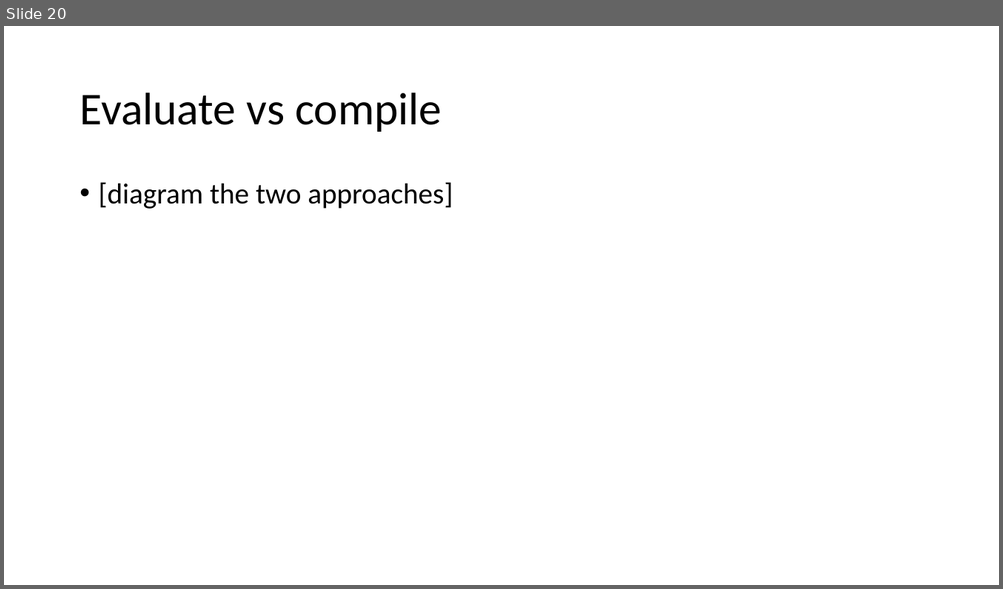
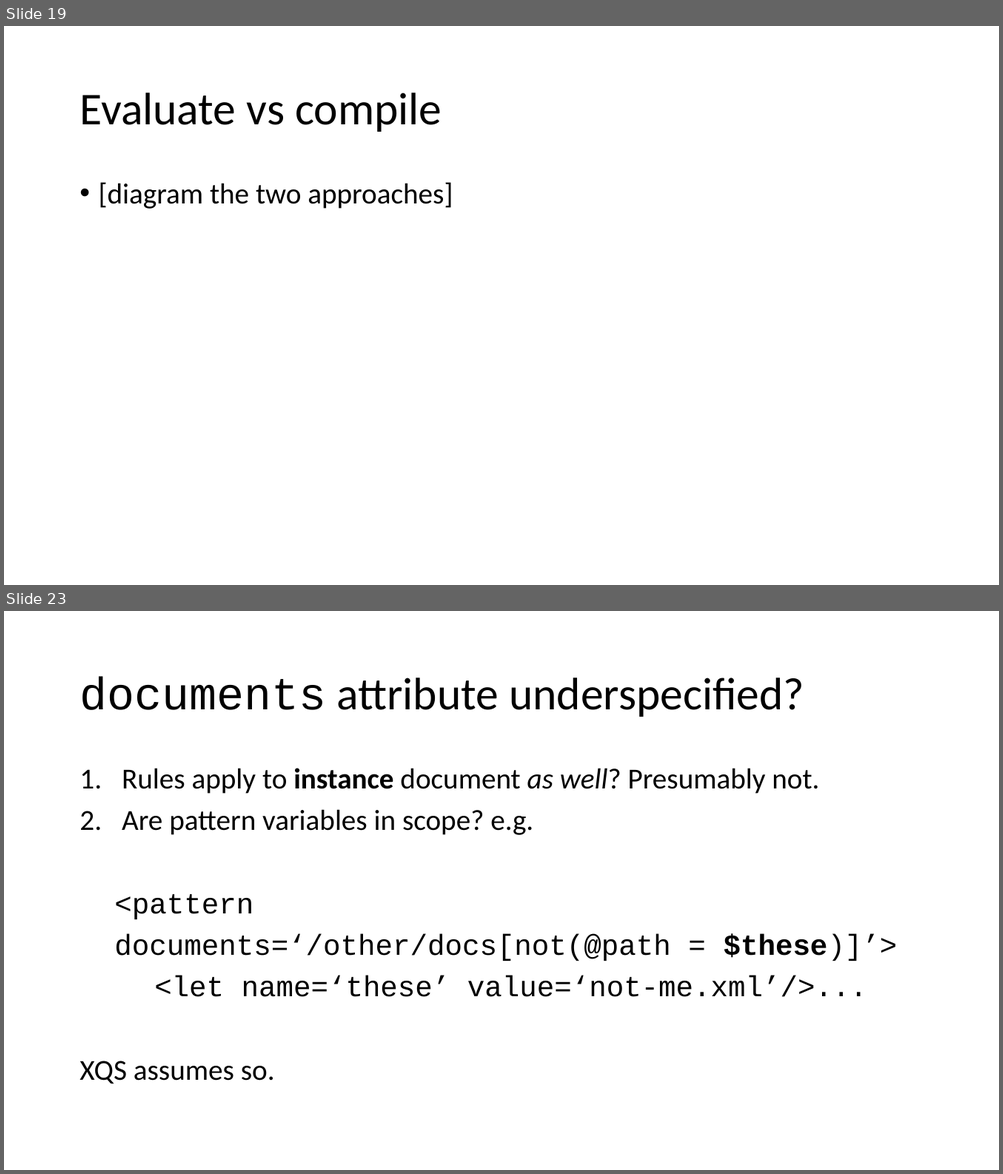
Before and after one commit to AndrewSales/XQS, a slide deck: Markup UK 2023 slides.pptx. Shown one above the other, each under a label of ours: slide 20 before the commit, slides 19 and 23 after it; the slides between them are not shown. The pictures are 1003x589 and 1003x1174 pixels, drawn with LibreOffice and Linux fonts; fonts in the diff are those of the drawing. Boxes give left, top, right and bottom in pixels: in the first picture for what was removed or moved away, otherwise in the second. Text is boxed around its words. In the diff, an @@ line names an element or a change of style, - is before the commit and + after.

```diff
--- a/Markup UK 2023 slides.pptx
+++ b/Markup UK 2023 slides.pptx
@@ slide 23 added at [4, 611, 999, 1170], background #FFFFFF @@
@@ title added at [79, 677, 804, 717], 44 pt, text #000000 @@
+documents attribute underspecified?
@@ text added at [79, 768, 897, 1085], 28 pt, text #000000 @@
+1. Rules apply to instance document as well? Presumably not.
+2. Are pattern variables in scope? e.g.
+<pattern
+documents=‘/other/docs[not(@path = $these)]’>
+<let name=‘these’ value=‘not-me.xml’/>...
+XQS assumes so.
@@ what was slide 20 is now slide 19 @@
```
Also in this commit, not shown: 5 slides changed, 12 other slides added, 1 slide removed.
